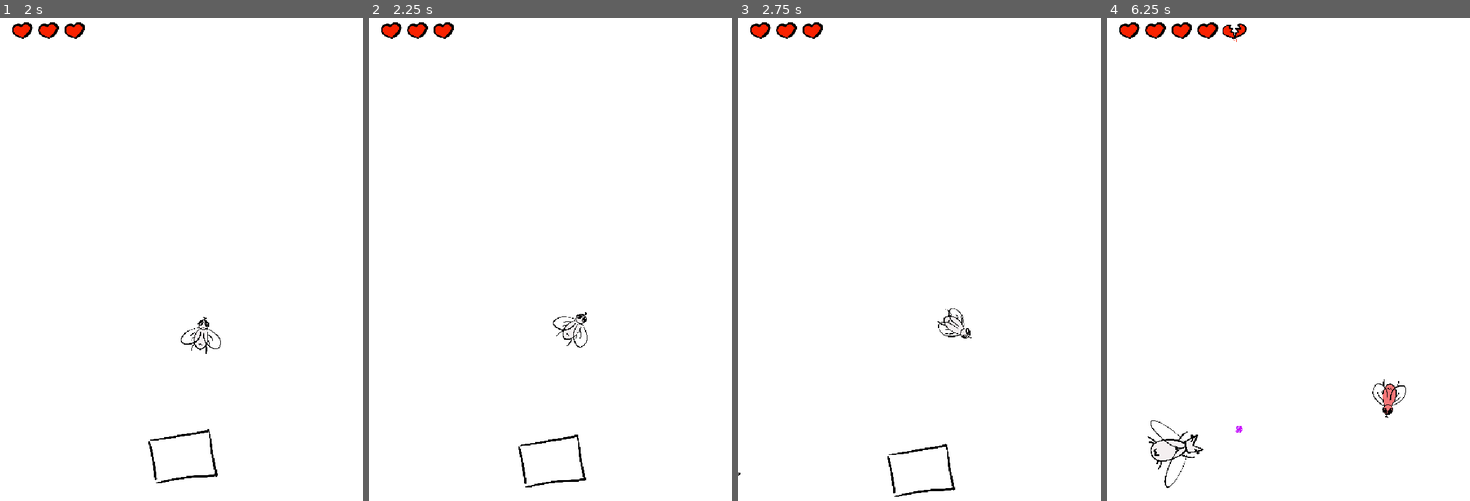
Above: before the commit, frames 1-4 (left to right).
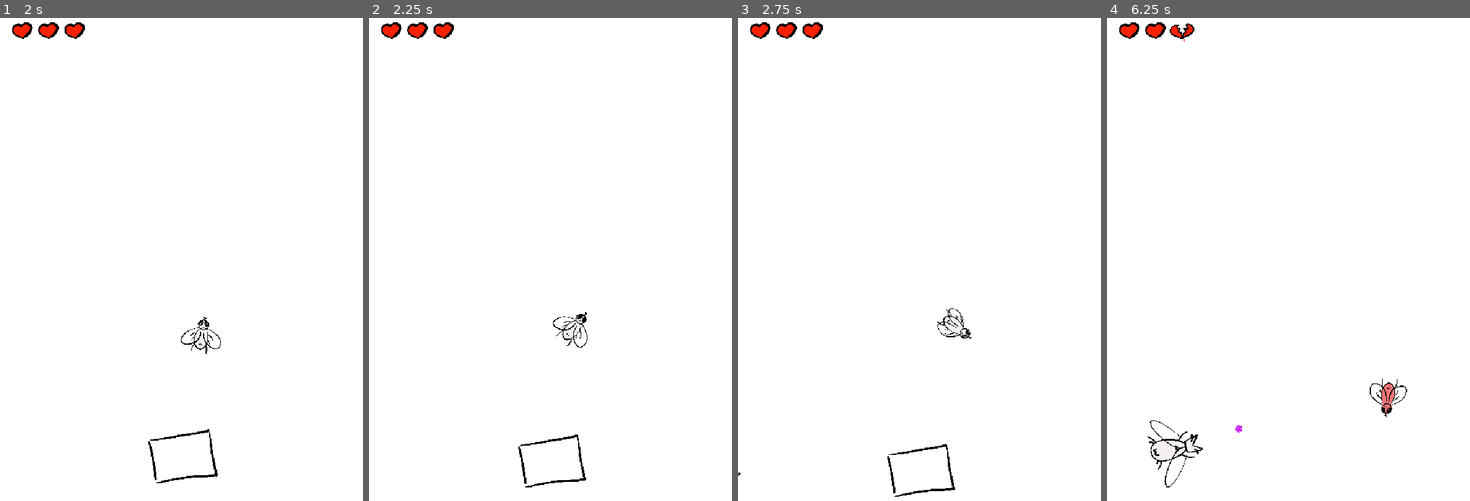
Above: after the commit, the same moments.

Repository: imikhassik/Fly-Game
Game: Godot game, scene res://scenes/game.tscn
Two runs of this game, one before a commit and one after it. Both use one fixed random seed, a clock stepped at 60 frames per second and the inputs below.
Inputs:
- Up to frame 1 (2 s): tap Enter at 0.5 s; hold D (move_right) 0.53-1.28 s; tap Q (land) at 0.6 s; tap Space (shoot) at 0.8, 1.35 s; hold A (move_left) from 1.28 s (still down); tap 1 at 1.55 s
- Up to frame 2 (2.25 s): release A (move_left) at 2.03 s; hold D (move_right) from 2.03 s (still down); tap 1 at 2.1 s
- Up to frame 3 (2.75 s): keep holding D (move_right); tap 2 at 2.3 s
- Up to frame 4 (6.25 s): release D (move_right) at 2.78 s; hold W (move_up) 2.78-3.53 s; tap 2 at 2.85 s; tap 3 at 3.05, 3.6 s; hold A (move_left) 3.53-5.78 s; tap 4 at 3.8, 4.35 s; tap Q (land) at 4.55, 5.85 s; hold E (interact) 5.03-5.78 s; tap Space (shoot) at 5.3 s; hold D (move_right) from 5.78 s (still down); tap 1 at 6.05 s

Frame 1 is identical in both runs. In frame 2, less than 0.1% of the frame differs, in the area x 50-61%, y 61-69%; in frame 3, 0.1%; in frame 4, 0.7%, in the area x 11-83%, y 0-98%.

Commit message:
Apply permanent speed boost

Diff:
--- a/scripts/food.gd
+++ b/scripts/food.gd
@@ -76,6 +76,7 @@
 	if player:
 		match buff_type:
 			"speed":
+				player.apply_permanent_speed_increment()
 				player.apply_speed_boost()
 			"shoot":
 				player.apply_shoot_boost()
--- a/scripts/player.gd
+++ b/scripts/player.gd
@@ -11,8 +11,10 @@
 # ============================================================
 @export var rotation_speed: float = 3.0
 @export var walk_speed: float = 150.0
-@export var forward_speed: float = 60.0
-@export var up_boost: float = 160.0
+@export var idle_speed: float = 60.0
+@export var speed_boost: float = 160.0
+@export var max_speed_boost: float = 1000.0
+@export var permanent_speed_increment: float = 1.0
 @export var landing_deceleration: float = 200.0
 @export var landing_scale_target: float = 0.75
 @export var landing_scale_speed: float = 0.25
@@ -70,12 +72,6 @@
 @export var boundary_push_strength: float = 400.0
 
 # ============================================================
-#  DEBUG / TESTING
-# ============================================================
-@export var debug_mode: bool = true
-@export var test_stat_increment_amount: float = 1.0
-
-# ============================================================
 #  INTERNAL STATE (Non-exported)
 # ============================================================
 var speed_boost_active: bool = false
@@ -83,7 +79,7 @@
 var speed_boost_timer: float = 0.0
 var shoot_boost_timer: float = 0.0
 
-var original_forward_speed: float
+var original_idle_speed: float
 var original_walk_speed: float
 var original_shoot_cooldown: float
 
@@ -150,7 +146,7 @@
 	$FlyVisuals/Legs/FlyingLegs.visible = false
 	$FlyVisuals/Legs/WalkingLegs.stop()
 
-	original_forward_speed = forward_speed
+	original_idle_speed = idle_speed
 	original_walk_speed = walk_speed
 	original_shoot_cooldown = shoot_cooldown
 
@@ -170,44 +166,6 @@
 	respawn_position = Vector2(screen_size.x / 2, screen_size.y - bottom_offset)
 	global_position = respawn_position
 	print("Fly repositioned to: ", global_position)
-
-# ============================================================
-#  DEBUG / TEST FUNCTIONS
-# ============================================================
-func test_increment_stat(stat_name: String, amount: float) -> void:
-	match stat_name:
-		"spd":
-			forward_speed += amount
-			print("Speed increased to: %.1f" % forward_speed)
-		"rof":
-			shoot_cooldown = max(0.05, shoot_cooldown - amount)
-			print("Shoot cooldown decreased to: %.2f" % shoot_cooldown)
-		"hp":
-			max_health += int(amount)
-			health = min(health + int(amount), max_health)
-			update_hearts()
-			print("Max health increased to: %d" % max_health)
-		"cap":
-			max_heart_capacity += int(amount)
-			update_hearts()
-			print("Heart capacity increased to: %d" % max_heart_capacity)
-		_:
-			print("Unknown stat: ", stat_name)
-
-func _input(event: InputEvent) -> void:
-	if not debug_mode:
-		return
-
-	if event is InputEventKey and event.pressed and not event.echo:
-		match event.keycode:
-			KEY_1:
-				test_increment_stat("spd", test_stat_increment_amount)
-			KEY_2:
-				test_increment_stat("rof", test_stat_increment_amount * 0.01)
-			KEY_3:
-				test_increment_stat("hp", 1.0)
-			KEY_4:
-				test_increment_stat("cap", 1.0)
 
 # ============================================================
 #  _physics_process()
@@ -353,7 +311,7 @@
 	if state == FlyState.FLYING or state == FlyState.TAKING_OFF:
 		var current_speed = velocity.length()
 		var min_speed = 0.0
-		var max_speed = forward_speed + up_boost
+		var max_speed = idle_speed + speed_boost
 		var t = clamp((current_speed - min_speed) / (max_speed - min_speed), 0.0, 1.0)
 		var target_fps = lerp(min_fps, max_fps, t)
 		$FlyVisuals/Body_Wings.speed_scale = target_fps / $FlyVisuals/Body_Wings.sprite_frames.get_animation_speed("flying")
@@ -362,7 +320,7 @@
 	if state == FlyState.FLYING and is_fully_scaled:
 		var current_speed = velocity.length()
 		var min_speed = 0.0
-		var max_speed = forward_speed + up_boost
+		var max_speed = idle_speed + speed_boost
 		var target_deformation = clamp((current_speed - min_speed) / (max_speed - min_speed), 0.0, 1.0)
 		current_deformation = move_toward(current_deformation, target_deformation, 2.0 * delta)
 
@@ -387,7 +345,7 @@
 		label_text += "%.0f\n" % speed_boost_timer
 		if speed_boost_timer <= 0:
 			speed_boost_active = false
-			forward_speed = original_forward_speed
+			idle_speed = original_idle_speed
 			walk_speed = original_walk_speed
 			print("Speed boost expired.")
 
@@ -426,7 +384,7 @@
 		rotation += clamp(angle_diff, -rotation_speed * delta, rotation_speed * delta)
 
 		var stick_magnitude = clamp(raw_stick.length(), 0.0, 1.0)
-		fly_speed = forward_speed + up_boost * stick_magnitude
+		fly_speed = idle_speed + speed_boost * stick_magnitude
 
 		move_dir = Vector2(0, -1).rotated(rotation)
 		velocity = move_dir * fly_speed
@@ -443,9 +401,9 @@
 	if abs(input_vector.x) > 0.01:
 		rotation += input_vector.x * rotation_speed * delta
 
-	fly_speed = forward_speed
+	fly_speed = idle_speed
 	if input_vector.y < 0:
-		fly_speed += up_boost
+		fly_speed += speed_boost
 
 	move_dir = Vector2(0, -1).rotated(rotation)
 	velocity = move_dir * fly_speed
@@ -597,7 +555,7 @@
 # ============================================================
 func start_landing() -> void:
 	state = FlyState.LANDING
-	var max_landing_speed = original_forward_speed * 1.2
+	var max_landing_speed = original_idle_speed * 1.2
 	vertical_velocity = min(velocity.length(), max_landing_speed)
 	landed.emit()
 	_vibrate(1.0, 0.2)
@@ -786,7 +744,7 @@
 func apply_speed_boost() -> void:
 	speed_boost_active = true
 	speed_boost_timer = speed_boost_duration
-	forward_speed = original_forward_speed * speed_boost_multiplier
+	idle_speed = original_idle_speed * speed_boost_multiplier
 	walk_speed = original_walk_speed * speed_boost_multiplier
 	print("Speed boost applied!")
 
@@ -795,6 +753,16 @@
 	shoot_boost_timer = shoot_boost_duration
 	shoot_cooldown = shoot_boost_cooldown
 	print("Shoot boost applied!")
+
+func apply_permanent_speed_increment() -> void:
+	if speed_boost >= max_speed_boost:
+		print("Maximum speed reached.")
+		return
+
+	speed_boost += permanent_speed_increment
+	idle_speed += permanent_speed_increment * 0.1
+	original_idle_speed = idle_speed
+	print("Permanent speed increment applied: idle_speed=%.1f, speed_boost=%.1f" % [idle_speed, speed_boost])
 
 # ============================================================
 #  MATING
